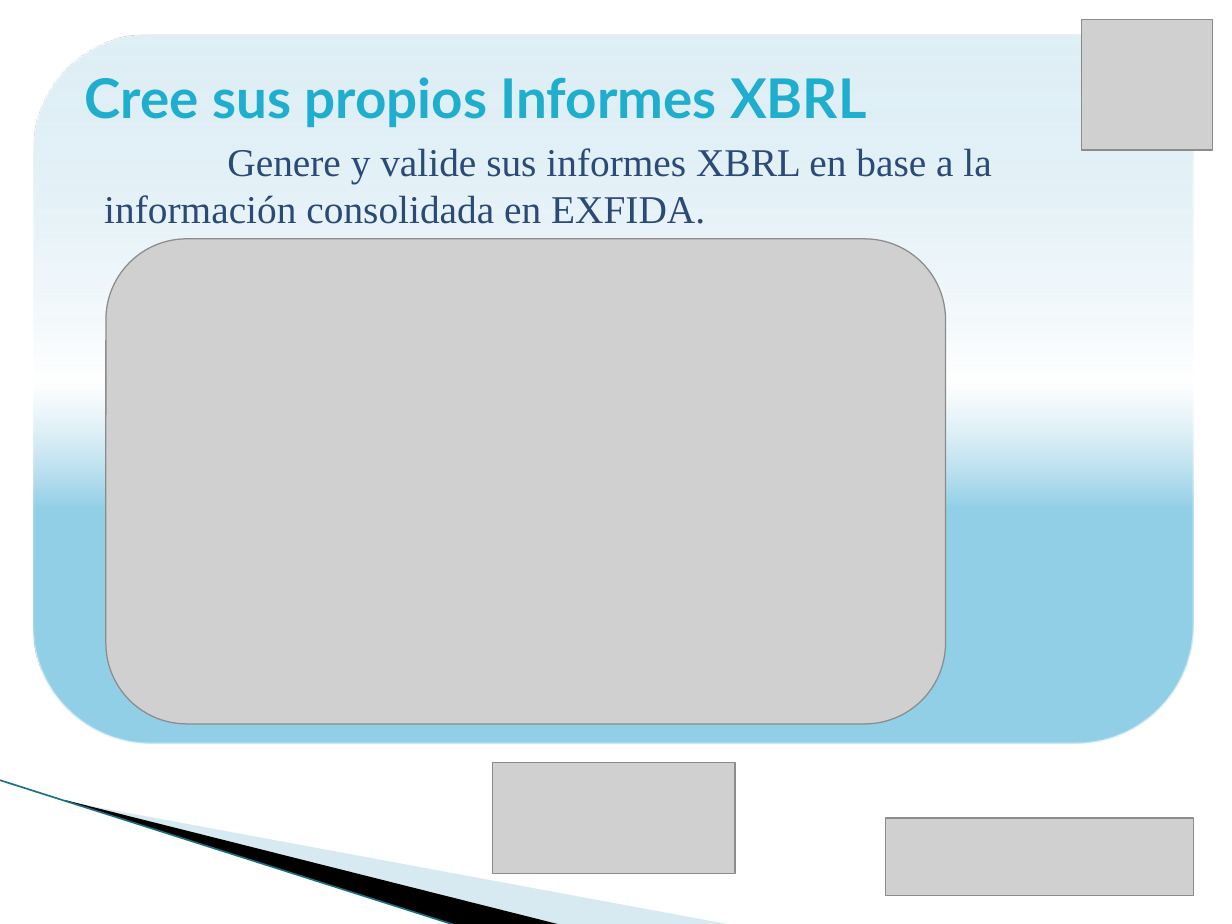
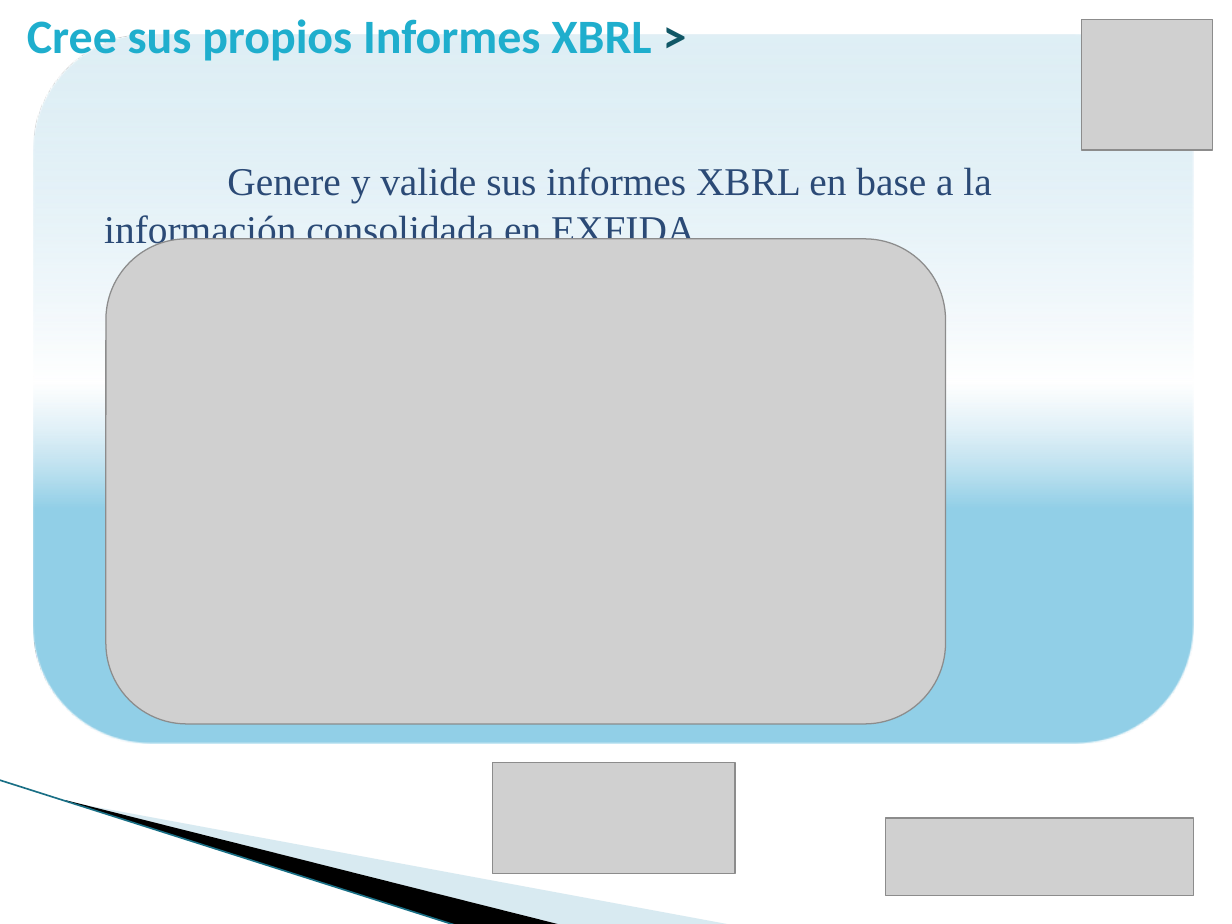
Before and after one commit to vicky1404/rev-ii, a slide deck: slide 19 of docs/comercial/brochure_2.pptx. Drawn at 1232x924 pixels with LibreOffice and Linux fonts; fonts in the diff are those of the drawing; grey boxes stand for pictures; background and template pictures are left out. Boxes give left, top, right and bottom in pixels: in the first picture for what was removed or moved away, otherwise in the second. Text is boxed around its words. In the diff, an @@ line names an element or a change of style, - is before the commit and + after.

```diff
--- a/docs/comercial/brochure_2.pptx
+++ b/docs/comercial/brochure_2.pptx
@@ text at (27, 19, 651, 61): text changed; size 32 to 28 pt; font Lato to Calibri @@
-Cree sus propios Informes XBRL
+Cree sus propios Informes XBRL >
@@ text "Genere y valide sus informes ..." rewrapped from (104, 148, 991, 224) to (104, 167, 991, 251) @@
```
Also in this commit, not shown: 23 other slides changed.
